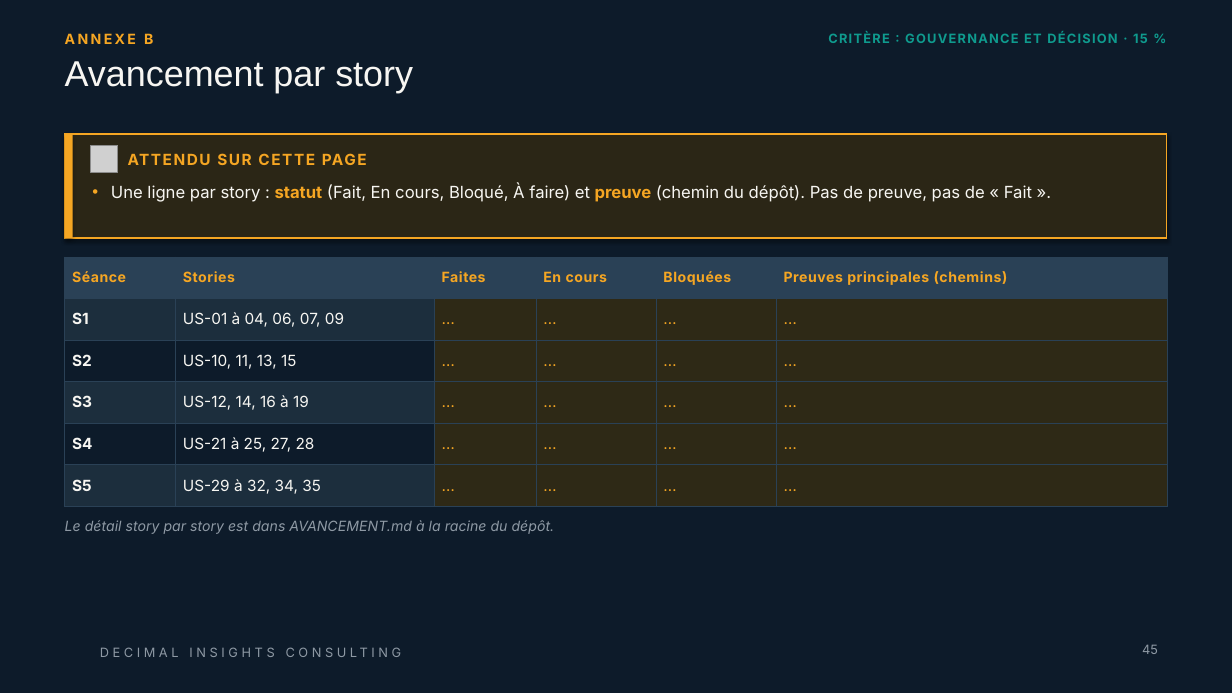
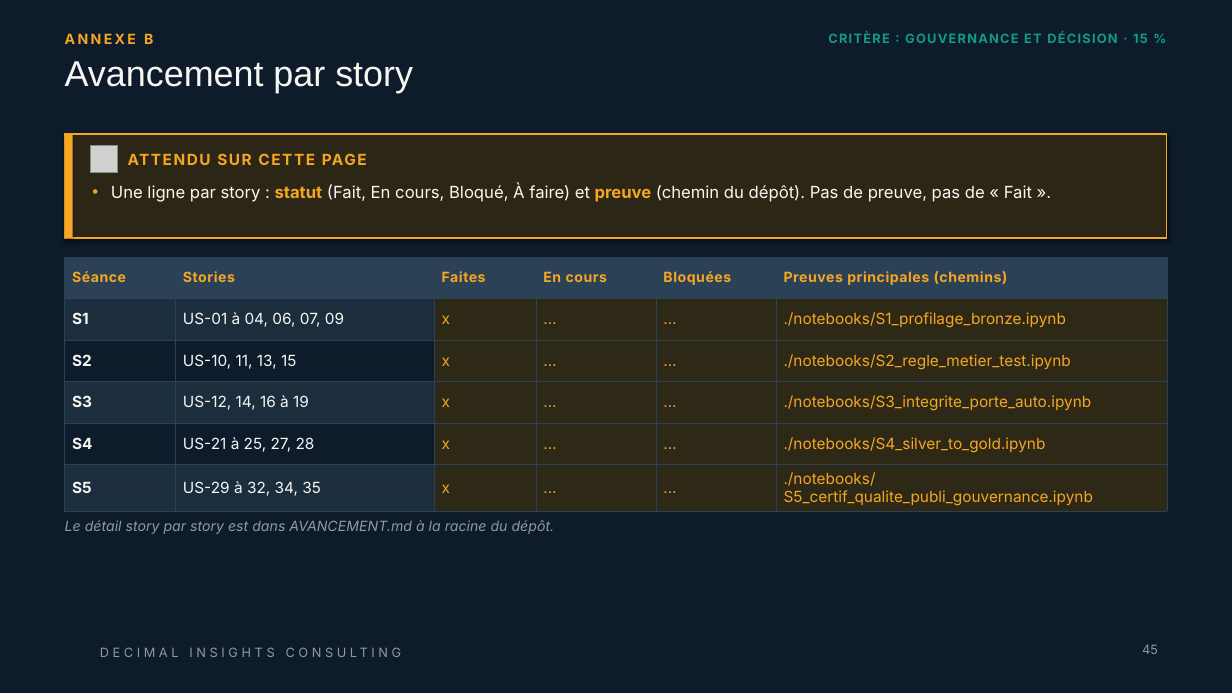
Before and after one commit to 0TRDavid/td-qualite-g00, a slide deck: slide 45 of livrables/Livrable_Groupe_TD_AssurConnect.pptx. Drawn at 1232x693 pixels with LibreOffice and Linux fonts; fonts in the diff are those of the drawing; grey boxes stand for pictures; background and template pictures are left out. Boxes give left, top, right and bottom in pixels: in the first picture for what was removed or moved away, otherwise in the second. Text is boxed around its words. In the diff, an @@ line names an element or a change of style, - is before the commit and + after.

```diff
--- a/livrables/Livrable_Groupe_TD_AssurConnect.pptx
+++ b/livrables/Livrable_Groupe_TD_AssurConnect.pptx
@@ table at bbox=[65, 257, 1167, 510] @@
-row 2, column 3: …
+row 2, column 3: x
-row 2, column 6: …
+row 2, column 6: ./notebooks/S1_profilage_bronze.ipynb
-row 3, column 3: …
+row 3, column 3: x
-row 3, column 6: …
+row 3, column 6: ./notebooks/S2_regle_metier_test.ipynb
-row 4, column 3: …
+row 4, column 3: x
-row 4, column 6: …
+row 4, column 6: ./notebooks/S3_integrite_porte_auto.ipynb
-row 5, column 3: …
+row 5, column 3: x
-row 5, column 6: …
+row 5, column 6: ./notebooks/S4_silver_to_gold.ipynb
-row 6, column 3: …
+row 6, column 3: x
-row 6, column 6: …
+row 6, column 6: ./notebooks/S5_certif_qualite_publi_gouvernance.ipynb
```
Also in this commit, not shown: 29 other slides changed, 1 slide added.
